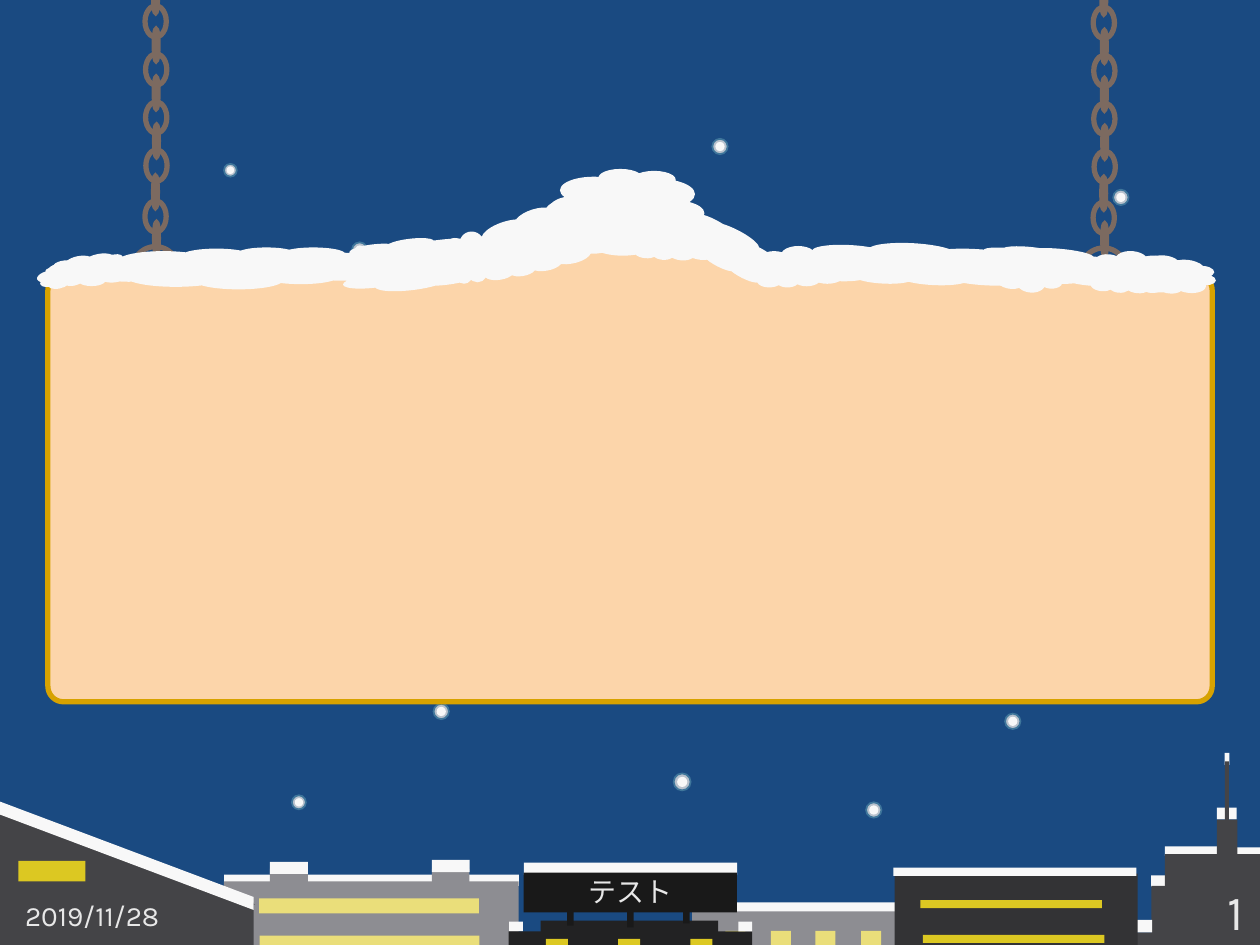
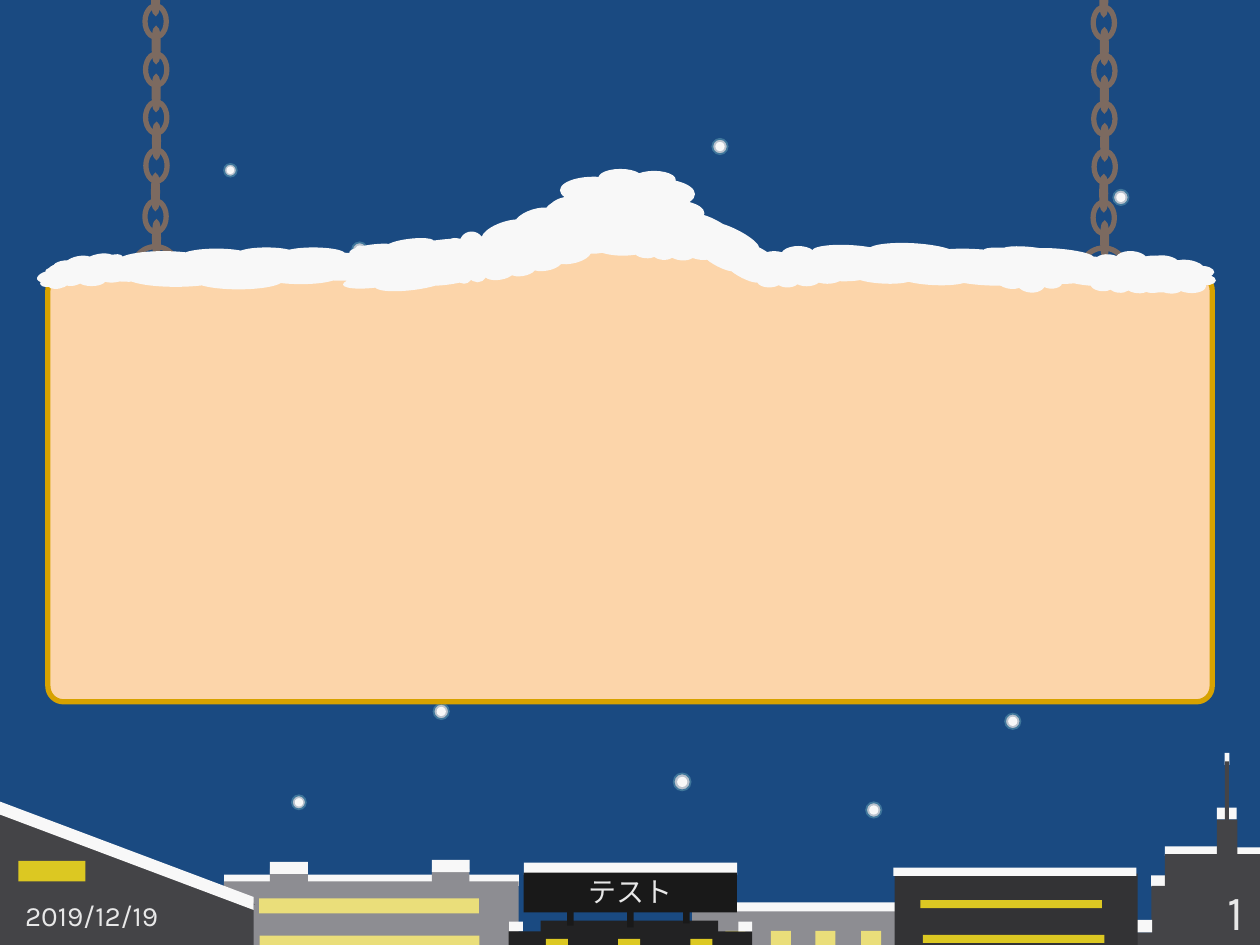
Before and after one commit to PajamaDrive/presentation_template, a slide deck: slide 1 of Matsushita_winter.potx. Drawn at 1260x945 pixels with LibreOffice and Linux fonts; fonts in the diff are those of the drawing. Boxes give left, top, right and bottom in pixels: in the first picture for what was removed or moved away, otherwise in the second. Text is boxed around its words. In the diff, an @@ line names an element or a change of style, - is before the commit and + after.

```diff
--- a/Matsushita_winter.potx
+++ b/Matsushita_winter.potx
@@ text at [25, 905, 158, 928]: text changed @@
-2019/11/28
+2019/12/19
```
Also in this commit, not shown: 1 other slide changed, 4 other files.
